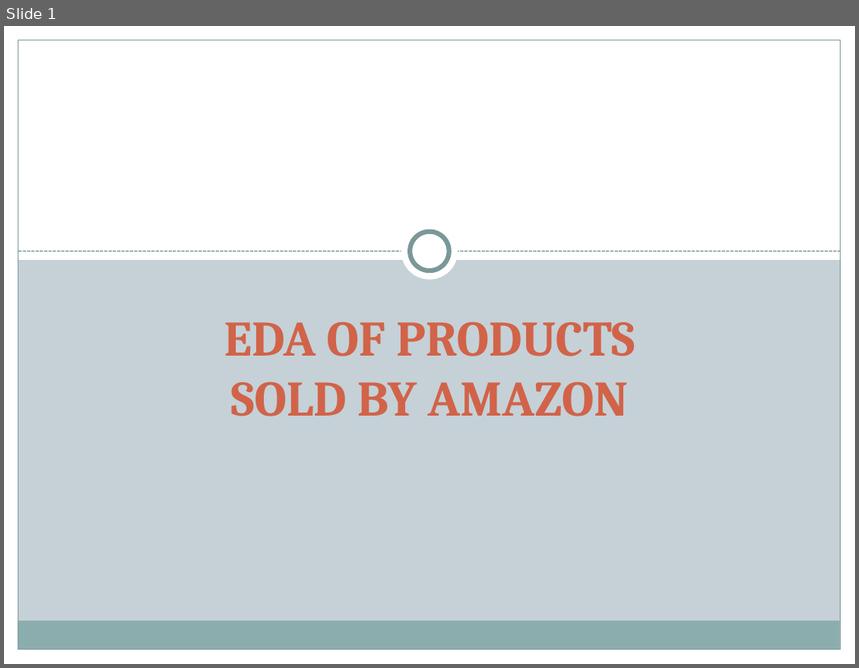
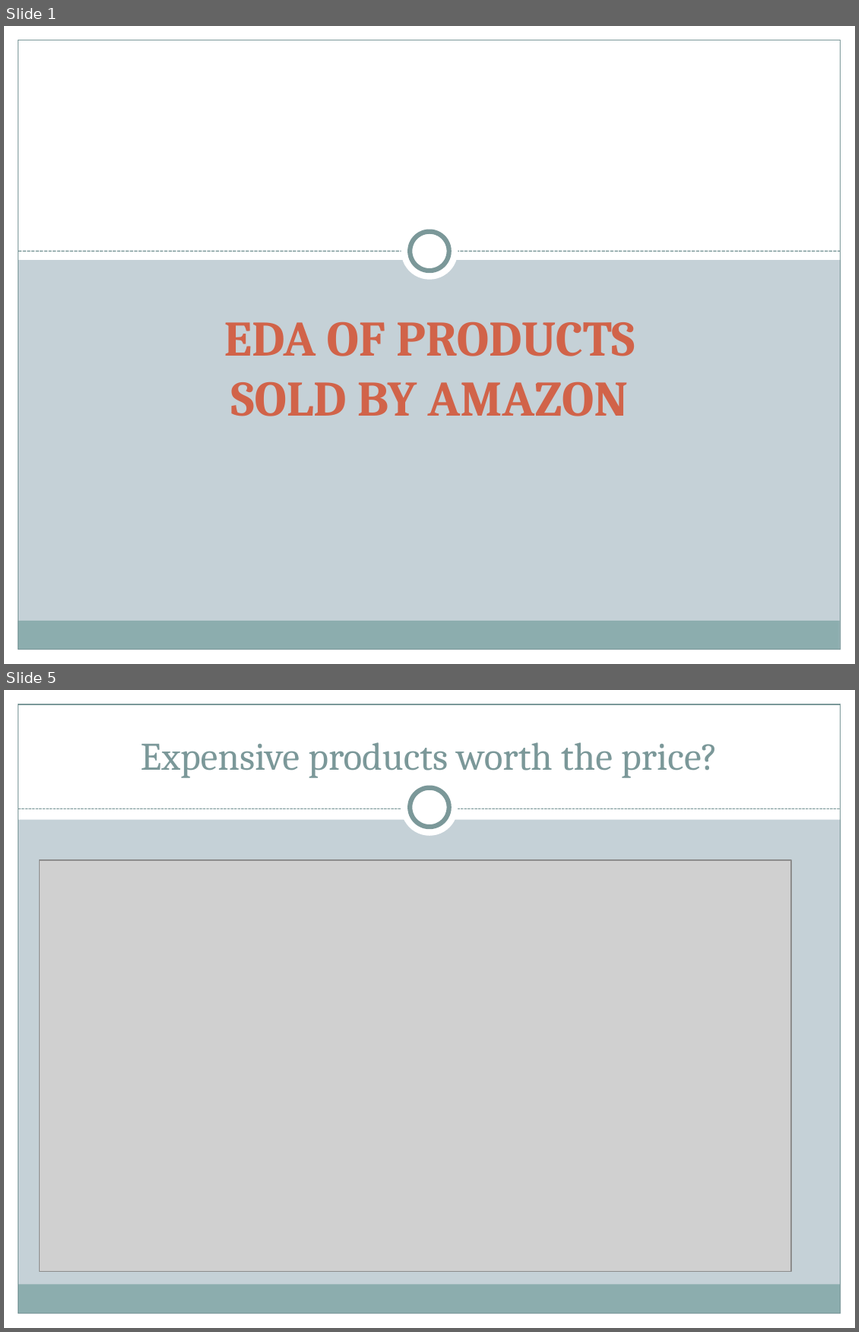
Before and after one commit to AshaSharmaGitHub/CDF-Project, a slide deck: Project-PPT.pptx. Shown one above the other, each under a label of ours: slide 1 before the commit, slides 1 and 5 after it; the slides between them are not shown. The pictures are 859x668 and 859x1332 pixels, drawn with LibreOffice and Linux fonts; fonts in the diff are those of the drawing; grey boxes stand for pictures. Boxes give left, top, right and bottom in pixels: in the first picture for what was removed or moved away, otherwise in the second. Text is boxed around its words. In the diff, an @@ line names an element or a change of style, - is before the commit and + after.

```diff
--- a/Project-PPT.pptx
+++ b/Project-PPT.pptx
@@ slide 5 added at (4,690,855,1328), background #C5D1D7; not listed: 5 template elements that a slide beside it also shows @@
@@ rectangle added at (4,690,855,819), fill #FFFFFF @@
@@ title added at (141,742,718,778), 33 pt, text #7C999A @@
+Expensive products worth the price?
@@ ellipse added at (401,780,458,837), fill #FFFFFF @@
@@ ellipse added at (410,788,449,827), fill #FFFFFF, outline #7C999A 4 pt @@
@@ line added from (18, 809) to (841, 809), #7C999A 0.75 pt dashed @@
@@ picture added at (40,860,791,1271) @@
```
Also in this commit, not shown: 5 other slides added, 1 slide removed.
